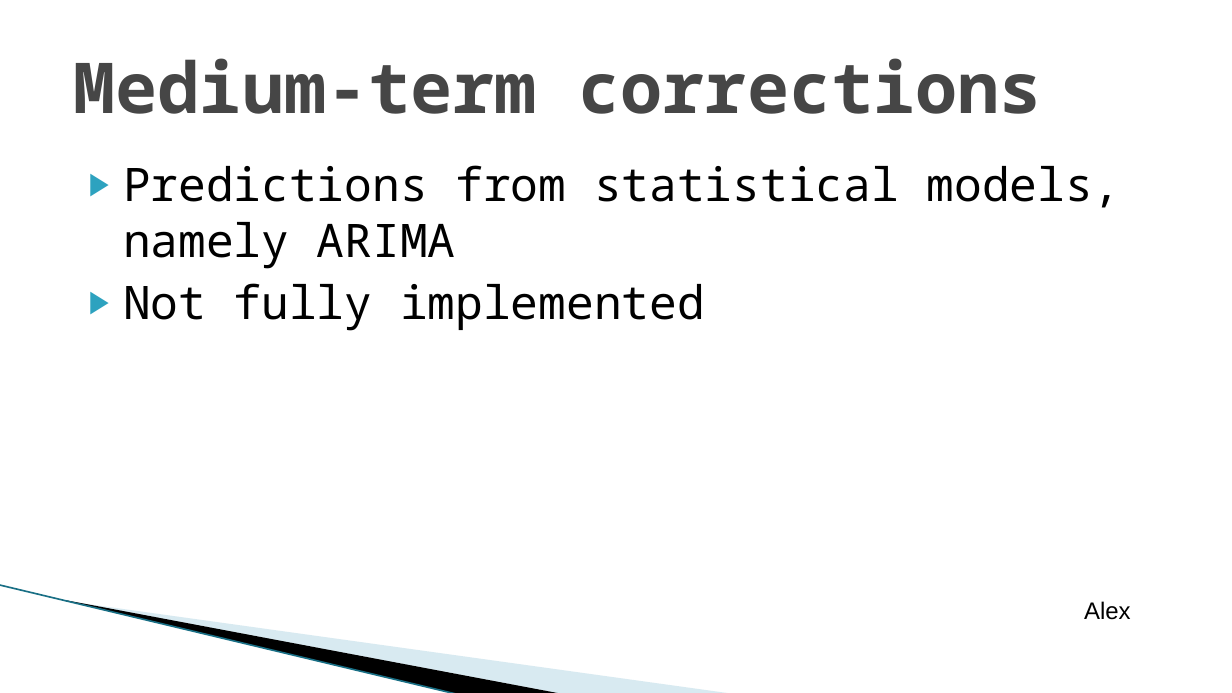
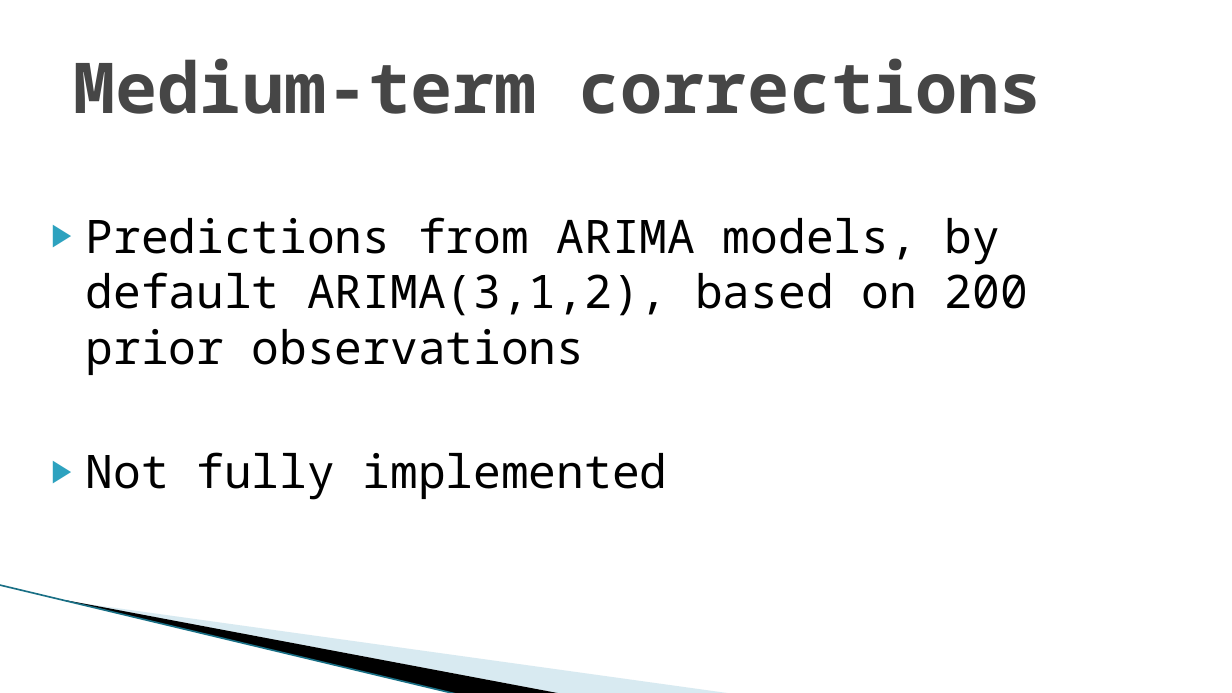
Before and after one commit to macejova/Ecox-seminar-project, a slide deck: slide 13 of prez/Macejovsky_Pardubicky_prez.pptx. Drawn at 1232x693 pixels with LibreOffice and Linux fonts; fonts in the diff are those of the drawing; background and template pictures are left out. Boxes give left, top, right and bottom in pixels: in the first picture for what was removed or moved away, otherwise in the second. Text is boxed around its words. In the diff, an @@ line names an element or a change of style, - is before the commit and + after.

```diff
--- a/prez/Macejovsky_Pardubicky_prez.pptx
+++ b/prez/Macejovsky_Pardubicky_prez.pptx
@@ text "Predictions from ARIMA models, by ..." moved from (x1=123, y1=165, x2=1121, y2=331) to (x1=86, y1=217, x2=1028, y2=500) @@
@@ text at (x1=86, y1=217, x2=1028, y2=375): text changed @@
-▶ Predictions from statistical models, namely ARIMA
+▶ Predictions from ARIMA models, by default ARIMA(3,1,2), based on 200 prior observations
@@ text removed at (x1=1084, y1=601, x2=1131, y2=620) @@
-Alex
```
Also in this commit, not shown: 1 other slide changed.
